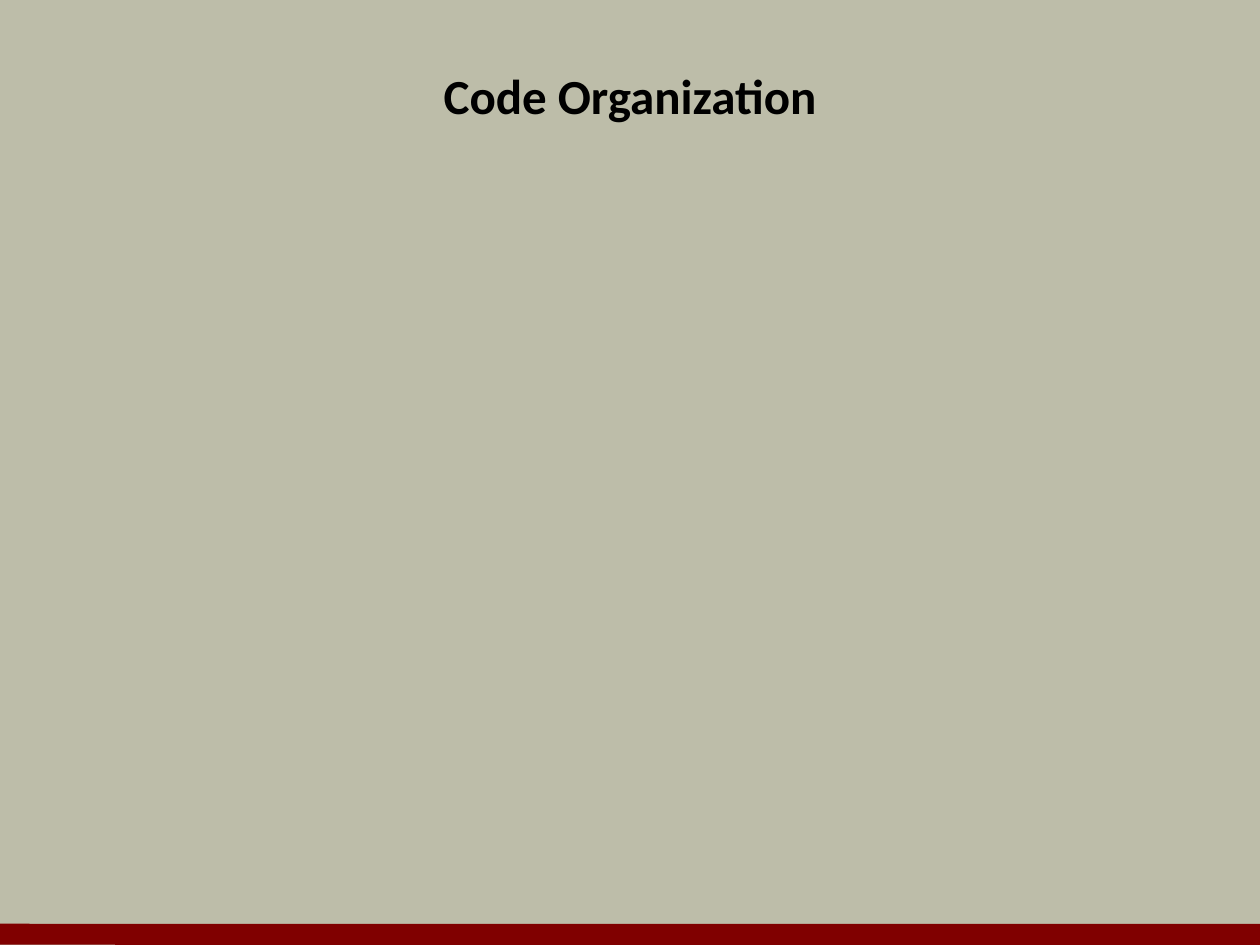
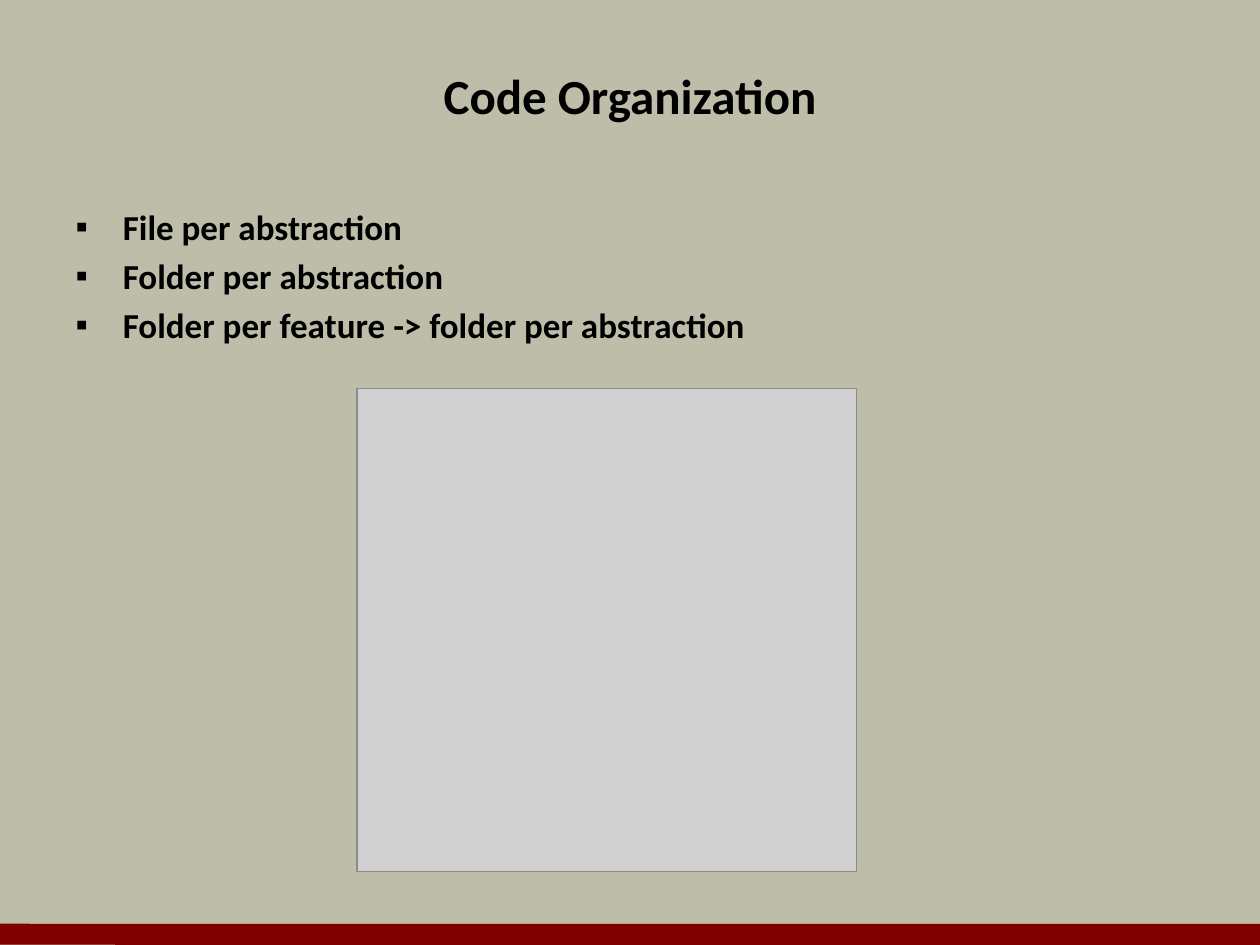
Before and after one commit to OdeToCode/classes, a slide deck: slide 16 of angularjs/slides/02_Modules.pptx (slide 15 before the commit). Drawn at 1260x945 pixels with LibreOffice and Linux fonts; fonts in the diff are those of the drawing; grey boxes stand for pictures; background and template pictures are left out. Boxes give left, top, right and bottom in pixels: in the first picture for what was removed or moved away, otherwise in the second. Text is boxed around its words. In the diff, an @@ line names an element or a change of style, - is before the commit and + after.

```diff
--- a/angularjs/slides/02_Modules.pptx
+++ b/angularjs/slides/02_Modules.pptx
@@ text added at <box>123,215,744,344</box>, 20 pt, text #000000, bold @@
+▪ File per abstraction
+▪ Folder per abstraction
+▪ Folder per feature -> folder per abstraction
@@ picture added at <box>357,388,857,871</box> @@
```
Also in this commit, not shown: 3 other slides changed, 10 slides added, 9 slides removed, 9 other files.
